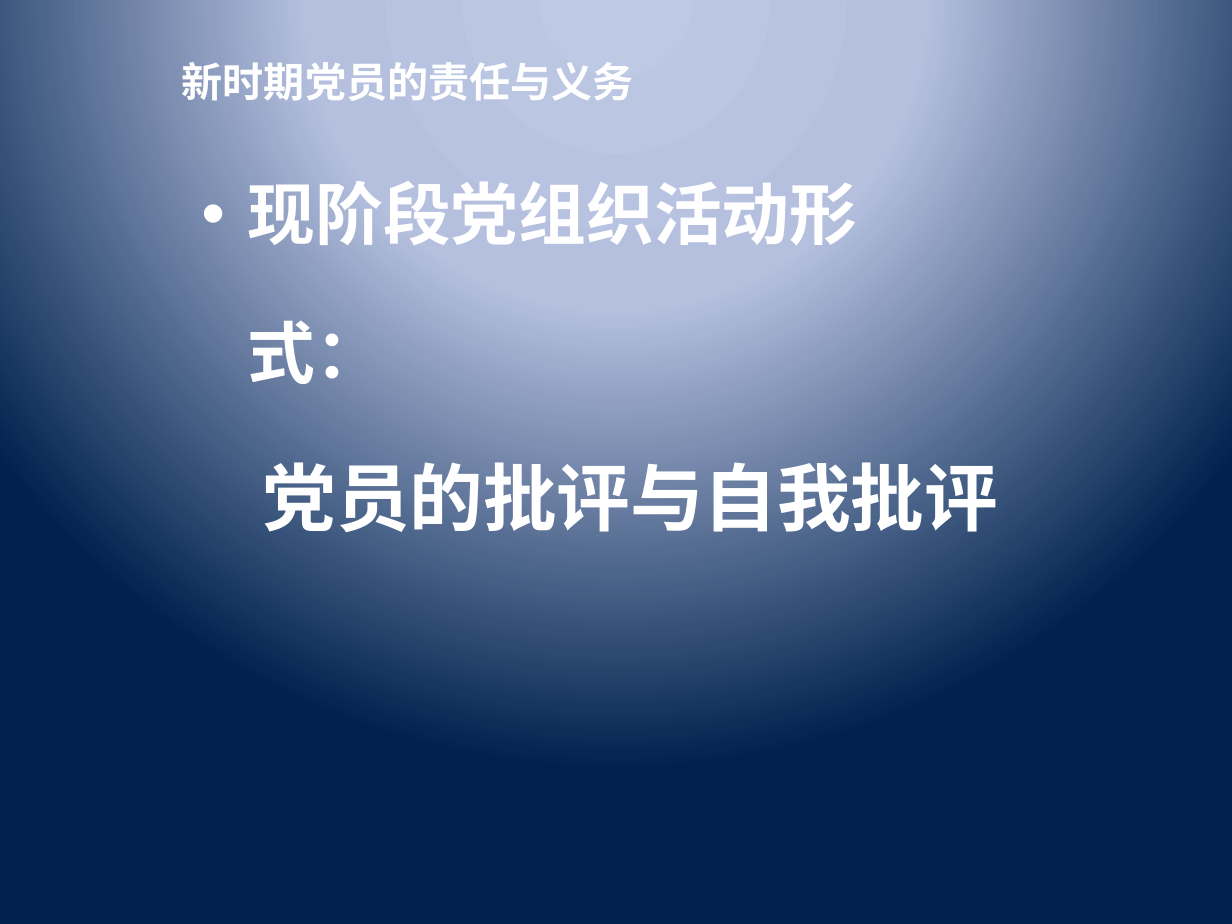
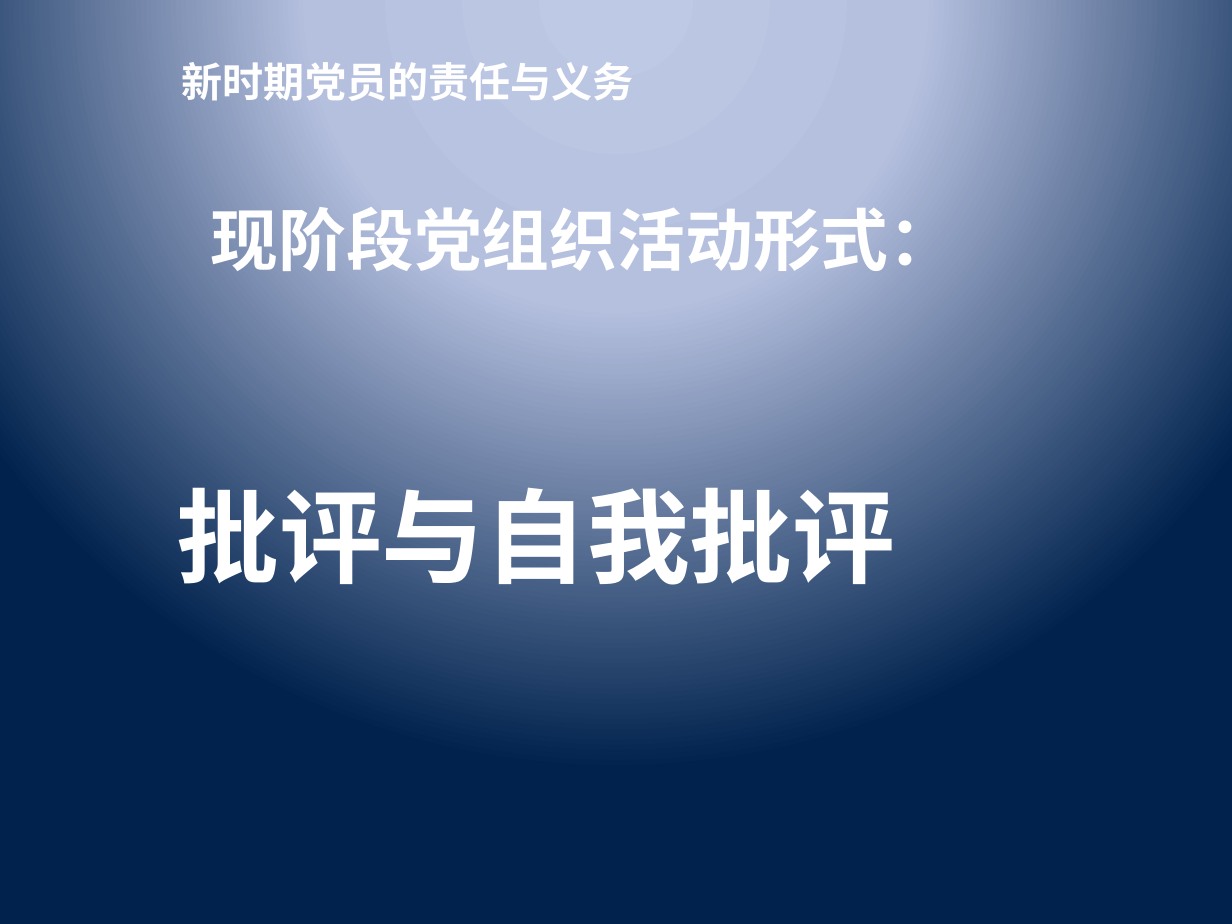
Before and after one commit to lishengze/Docs-Notes, a slide deck: slide 10 of communist/党员的责任与义务.pptx. Drawn at 1232x924 pixels with LibreOffice and Linux fonts; fonts in the diff are those of the drawing; background and template pictures are left out. Boxes give left, top, right and bottom in pixels: in the first picture for what was removed or moved away, otherwise in the second. Text is boxed around its words. In the diff, an @@ line names an element or a change of style, - is before the commit and + after.

```diff
--- a/communist/党员的责任与义务.pptx
+++ b/communist/党员的责任与义务.pptx
@@ text "现阶段党组织活动形式：" moved from (x1=248, y1=170, x2=858, y2=384) to (x1=211, y1=196, x2=956, y2=282) @@
@@ text "现阶段党组织活动形式：" at (x1=211, y1=196, x2=956, y2=282): text colour #FFFFFF to #CCE8CF; line spacing 1.7 to 1; vertical alignment top to middle @@
@@ text at (x1=177, y1=470, x2=896, y2=601): text changed; size 43 to 60 pt; text colour #FFFFFF to #CCE8CF @@
-党员的批评与自我批评
+批评与自我批评
```
Also in this commit, not shown: 10 other slides changed, 1 slide added, 2 slides removed, 3 other files.
